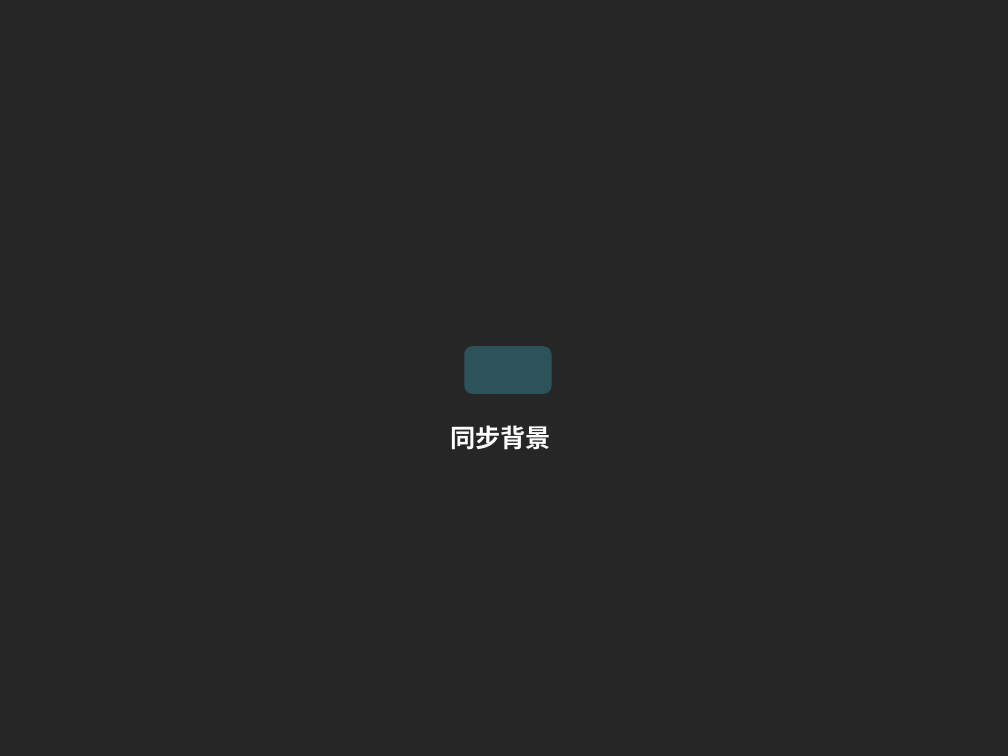
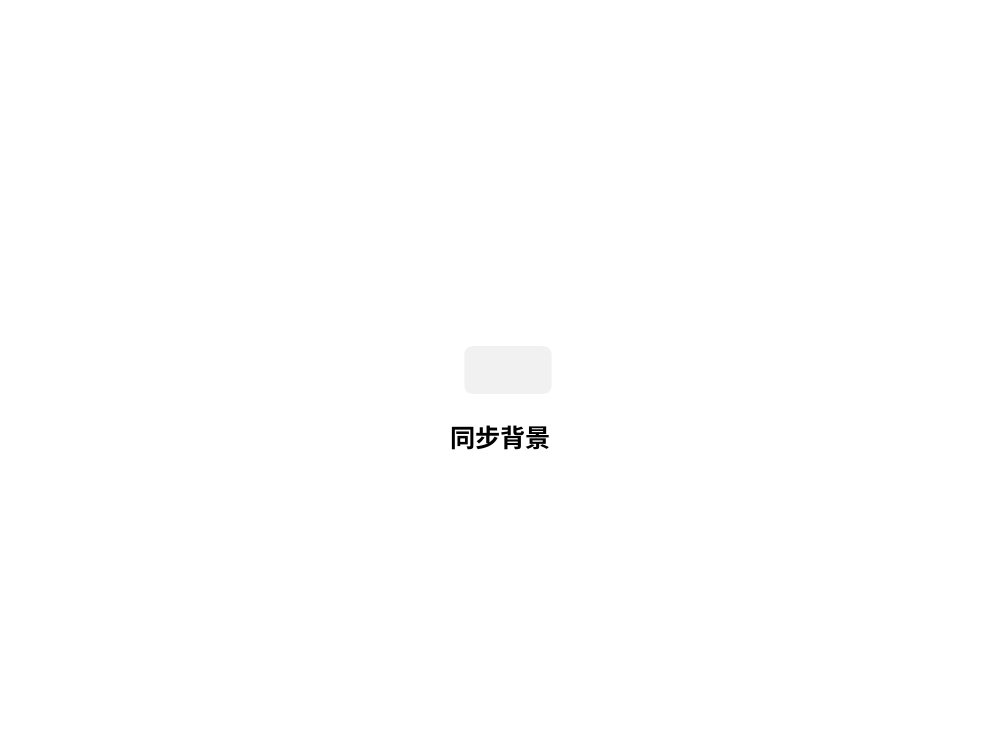
Before and after one commit to gk23/vxinwen-android, a slide deck: slide 3 of bg-template.pptx. Drawn at 1008x756 pixels with LibreOffice and Linux fonts; fonts in the diff are those of the drawing. Boxes give left, top, right and bottom in pixels: in the first picture for what was removed or moved away, otherwise in the second. Text is boxed around its words. In the diff, an @@ line names an element or a change of style, - is before the commit and + after.

```diff
--- a/bg-template.pptx
+++ b/bg-template.pptx
@@ background #262626 to #FFFFFF @@
@@ rounded rectangle at [465,347,552,394]: fill #3ADCF5 at 25% opacity to #D9D9D9 at 35% opacity @@
@@ text "同步背景" at [450,425,551,450]: text colour #FFFFFF to #000000 @@
```
Also in this commit, not shown: 1 slide added, 16 other files.
